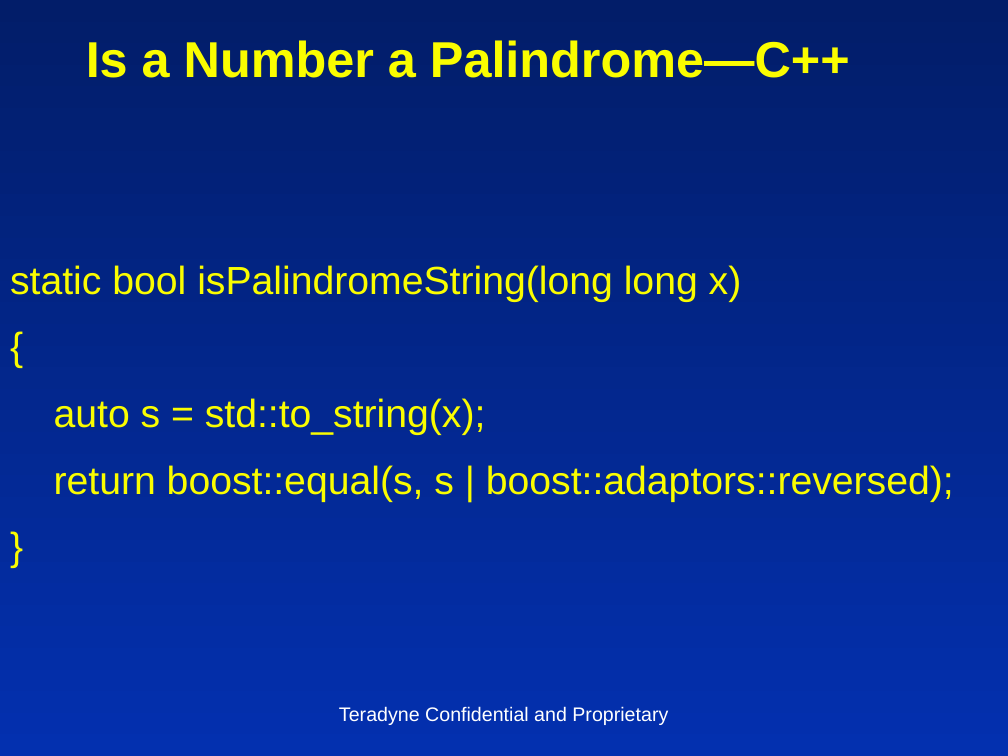
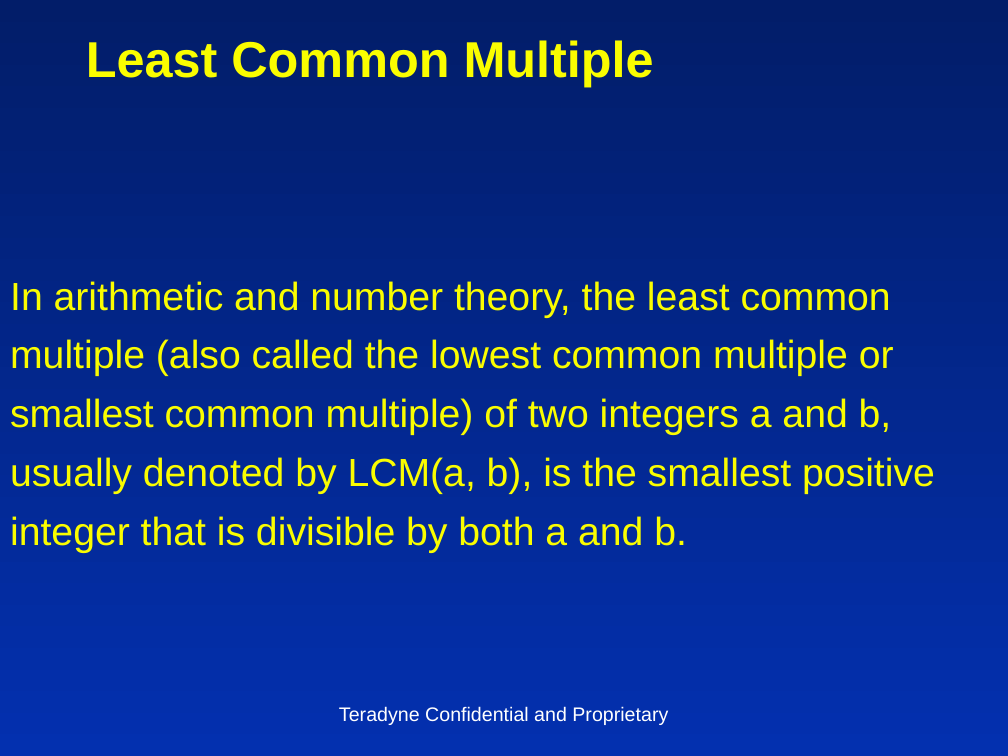
Before and after one commit to insideoutclub/Euler, a slide deck: slide 4 of FiveEasyPieces5.pptx. Drawn at 1008x756 pixels with LibreOffice and Linux fonts; fonts in the diff are those of the drawing. Boxes give left, top, right and bottom in pixels: in the first picture for what was removed or moved away, otherwise in the second. Text is boxed around its words. In the diff, an @@ line names an element or a change of style, - is before the commit and + after.

```diff
--- a/FiveEasyPieces5.pptx
+++ b/FiveEasyPieces5.pptx
@@ title at [86,40,654,87]: text changed @@
-Is a Number a Palindrome—C++
+Least Common Multiple
@@ text at [10,281,935,553]: text changed @@
-static bool isPalindromeString(long long x)
-{
-auto s = std::to_string(x);
-return boost::equal(s, s | boost::adaptors::reversed);
-}
+In arithmetic and number theory, the least common multiple (also called the lowest common multiple or smallest common multiple) of two integers a and b, usually denoted by LCM(a, b), is the smallest positive integer that is divisible by both a and b.
```
Also in this commit, not shown: 6 other slides changed, 1 slide added, 6 slides removed, 4 other files.
